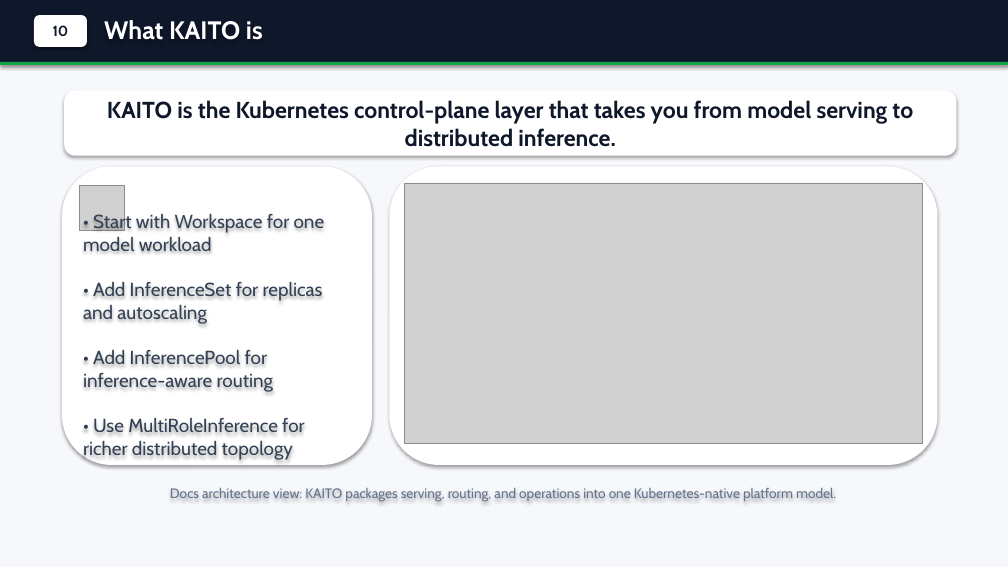
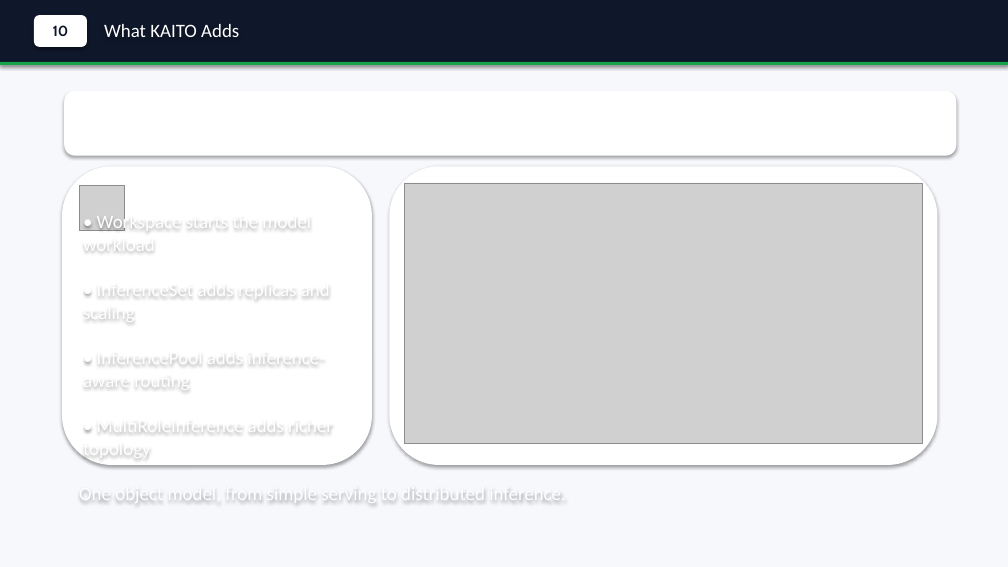
Before and after one commit to andyzhangx/demo, a slide deck: slide 11 of llm/kubecon-na-2026-pd-disaggregation.pptx. Drawn at 1008x567 pixels with LibreOffice and Linux fonts; fonts in the diff are those of the drawing; grey boxes stand for pictures. Boxes give left, top, right and bottom in pixels: in the first picture for what was removed or moved away, otherwise in the second. Text is boxed around its words. In the diff, an @@ line names an element or a change of style, - is before the commit and + after.

Commit message:
docs: tighten front-half deck copy

```diff
--- a/llm/kubecon-na-2026-pd-disaggregation.pptx
+++ b/llm/kubecon-na-2026-pd-disaggregation.pptx
@@ text at [104,24,239,37]: text changed; size 24 to 18 pt; font Cabin to Calibri; bold off @@
-What KAITO is
+What KAITO Adds
@@ text in rounded rectangle at [107,100,913,147]: text removed @@
-KAITO is the Kubernetes control-plane layer that takes you from model serving to distributed inference.
@@ text at [83,211,333,461]: text changed; font Cabin to Calibri; text colour #334155 to #FFFFFF @@
-• Start with Workspace for one model workload
-• Add InferenceSet for replicas and autoscaling
-• Add InferencePool for inference-aware routing
-• Use MultiRoleInference for richer distributed topology
+• Workspace starts the model workload
+• InferenceSet adds replicas and scaling
+• InferencePool adds inference-aware routing
+• MultiRoleInference adds richer topology
@@ text at [79,482,566,505]: text changed; size 13 to 18 pt; font Cabin to Calibri; text colour #64748B to #FFFFFF @@
-Docs architecture view: KAITO packages serving, routing, and operations into one Kubernetes-native platform model.
+One object model, from simple serving to distributed inference.
```
Also in this commit, not shown: 17 other slides changed.
